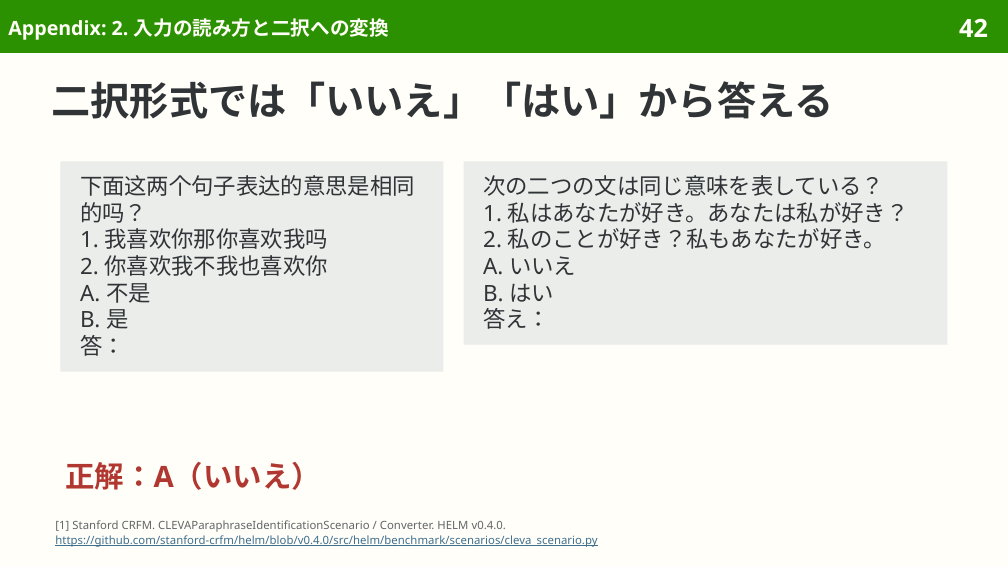
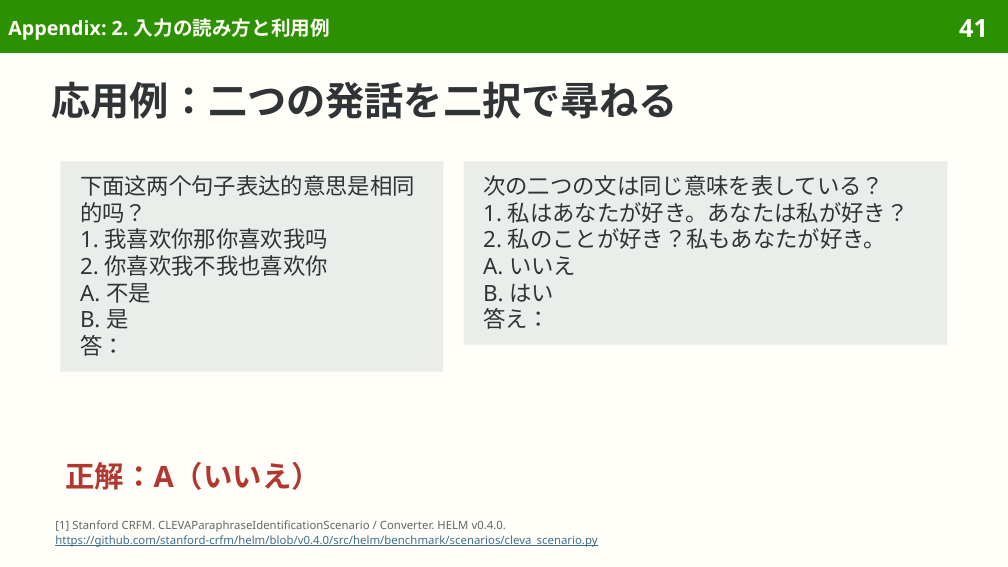
Before and after one commit to sasakiy84/datasets-in-10-minutes, a slide deck: slide 41 of slides/datasets-in-10-minutes-bustm.pptx (slide 42 before the commit). Drawn at 1008x567 pixels with LibreOffice and Linux fonts; fonts in the diff are those of the drawing. Boxes give left, top, right and bottom in pixels: in the first picture for what was removed or moved away, otherwise in the second. Text is boxed around its words. In the diff, an @@ line names an element or a change of style, - is before the commit and + after.

```diff
--- a/slides/datasets-in-10-minutes-bustm.pptx
+++ b/slides/datasets-in-10-minutes-bustm.pptx
@@ title at bbox=[8, 18, 330, 40]: text changed @@
-Appendix: 2. 入力の読み方と二択への変換
+Appendix: 2. 入力の読み方と利用例
@@ page number at bbox=[959, 19, 988, 37]: text changed @@
-42
+41
@@ title at bbox=[52, 81, 678, 119]: text changed @@
-二択形式では「いいえ」「はい」から答える
+応用例：二つの発話を二択で尋ねる
```
Also in this commit, not shown: 8 other slides changed, 2 slides removed, 47 other files.
